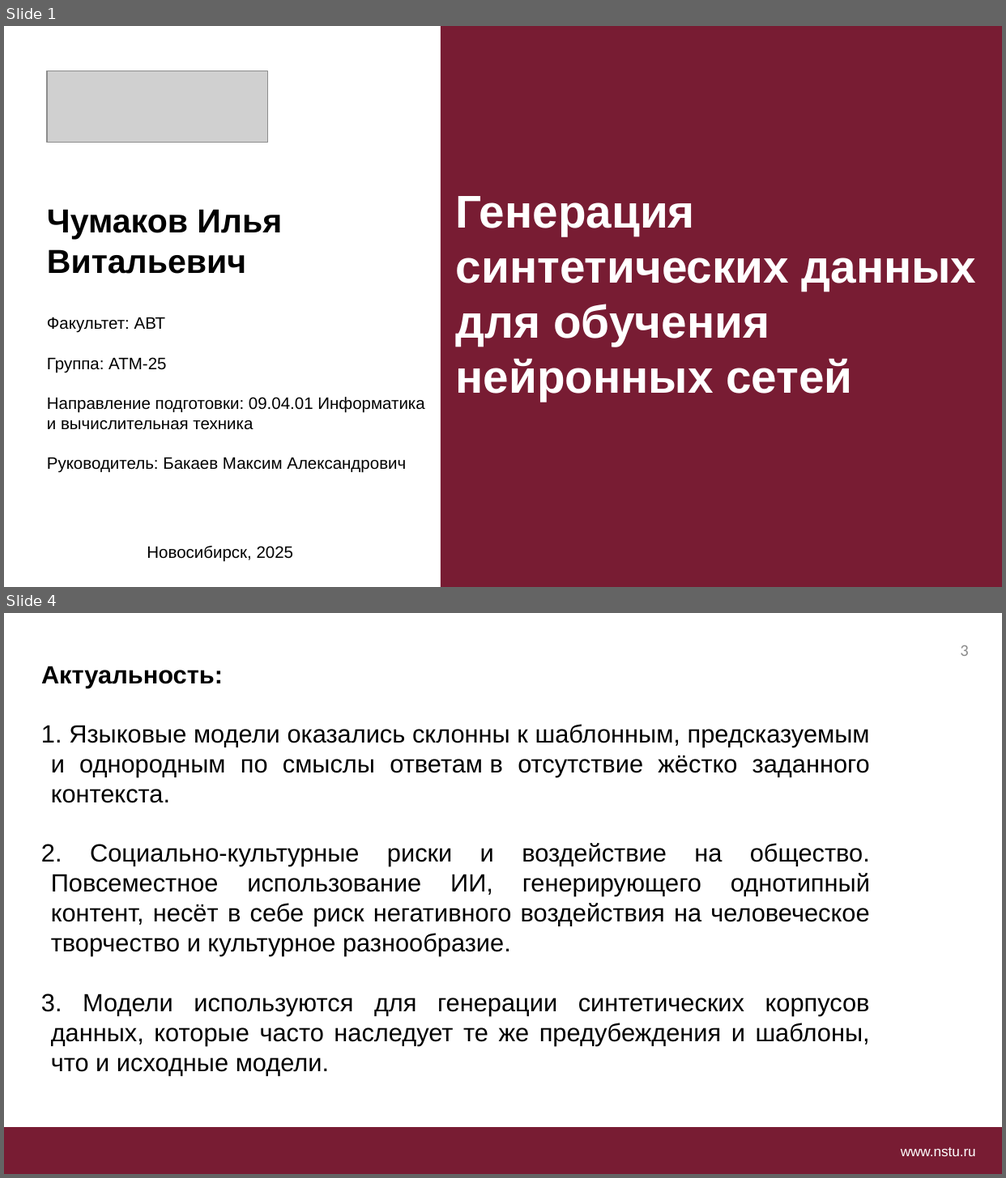
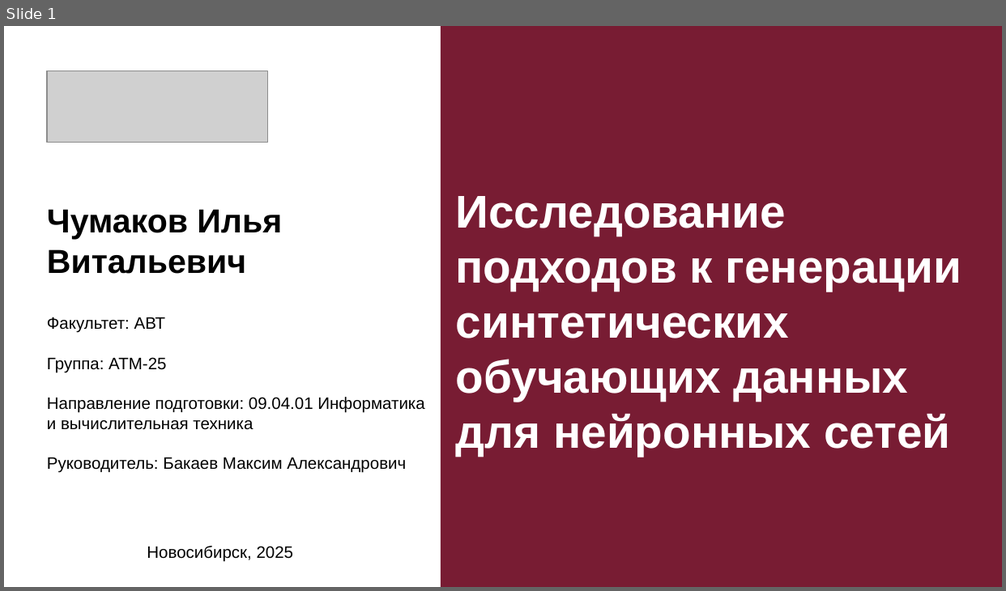
Before and after one commit to LimeShot/NSTU, a slide deck: SM/Чумаков (1).pptm. Shown one above the other, each under a label of ours: slides 1 and 4 before the commit, slide 1 after it; the slides between them are not shown. The pictures are 1006x1178 and 1006x591 pixels, drawn with LibreOffice and Linux fonts; fonts in the diff are those of the drawing; grey boxes stand for pictures; background and template pictures are left out. Boxes give left, top, right and bottom in pixels: in the first picture for what was removed or moved away, otherwise in the second. Text is boxed around its words. In the diff, an @@ line names an element or a change of style, - is before the commit and + after.

```diff
--- a/SM/Чумаков (1).pptm
+++ b/SM/Чумаков (1).pptm
@@ slide 4 removed at (4, 613, 1002, 1174), background #FFFFFF; not listed: 1 template element that a slide beside it also shows @@
@@ text removed at (960, 645, 968, 656) @@
-3
@@ text removed at (41, 666, 223, 688) @@
-Актуальность:
@@ text removed at (51, 724, 870, 1076) @@
-1. Языковые модели оказались склонны к шаблонным, предсказуемым и однородным по смыслы ответам в отсутствие жёстко заданного контекста.
-2. Cоциально-культурные риски и воздействие на общество. Повсеместное использование ИИ, генерирующего однотипный контент, несёт в себе риск негативного воздействия на человеческое творчество и культурное разнообразие.
-3. Модели используются для генерации синтетических корпусов данных, которые часто наследует те же предубеждения и шаблоны, что и исходные модели.
@@ text removed at (901, 1148, 976, 1157) @@
-www.nstu.ru
@@ slide 1 changed as well @@
@@ text at (456, 196, 961, 456): text changed @@
-Генерация синтетических данных для обучения нейронных сетей
+Исследование подходов к генерации синтетических обучающих данных для нейронных сетей
```
Also in this commit, not shown: 3 other slides changed, 2 slides added, 3 other slides removed, 45 other files.
